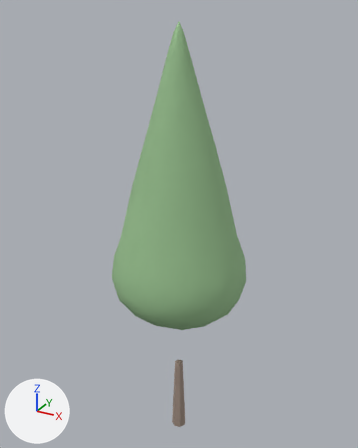
One commit to the glTF model web/public/models/tree-conifer-a.glb: the scene before it, then after it.
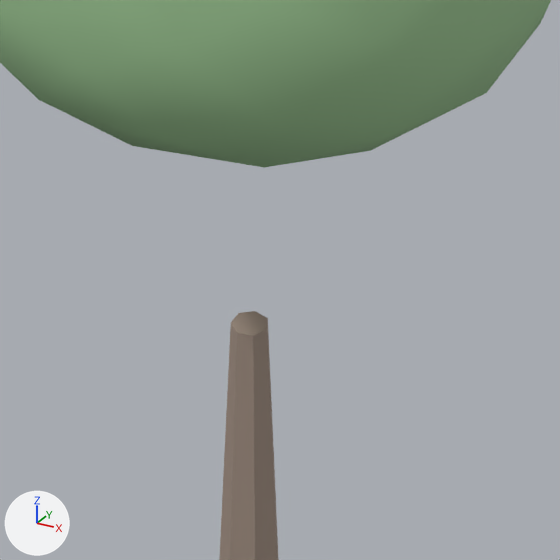
Each version appears first whole from a camera (50 mm lens) standing at (0.487, -0.886, 1.025) and looking at (-0.015, 0.026, 0.569), and next in a close-up on the part from 36% to 68% of the width and 66% to 92% of the height. Lighting does not change. The marker at lower left points along +X, +Y and +Z. The last two pictures show the newer version. Vertices at exactly the same position are counted once.

Script lines for the objects in view, before the commit:
```python
me_tree_conifer_a = bpy.data.meshes.new('tree-conifer-a')
me_tree_conifer_a.from_pydata(...)  # 178 vertices, 348 faces; spans x -0.154..0.154, y -0.153..0.153, z 0.0..1.0
# faces by material slot: [28, 320]
me_tree_conifer_a.materials.append(mat_bark)  # beige #a08e81
me_tree_conifer_a.materials.append(mat_foliage)  # greyish green #97bf8e
# before: 1 (0.005, -0.007, 0.2) at pixel (253, 335), 3 (0.009, 0.001, 0.2) at pixel (266, 329), 4 (-0.001, 0.001, 0.2) at pixel (250, 323), 6 (-0.004, -0.009, 0.2) at pixel (237, 332), 8 (-0.01, -0.004, 0.2) at pixel (230, 322)
# before: 10 (-0.01, 0.005, 0.2) at pixel (238, 312), 12 (-0.004, 0.01, 0.2) at pixel (255, 311), 14 (0.005, 0.008, 0.2) at pixel (267, 318)
ob_tree_conifer_a = bpy.data.objects.new('tree-conifer-a', me_tree_conifer_a)
ob_tree_conifer_a.location = (0.0, 0.0, 0.0)
```
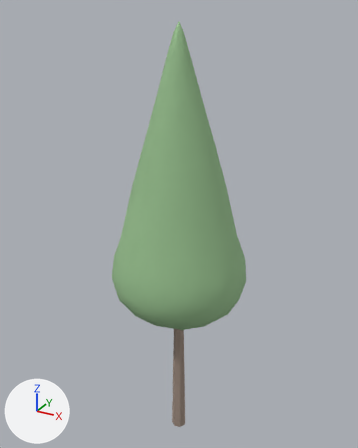
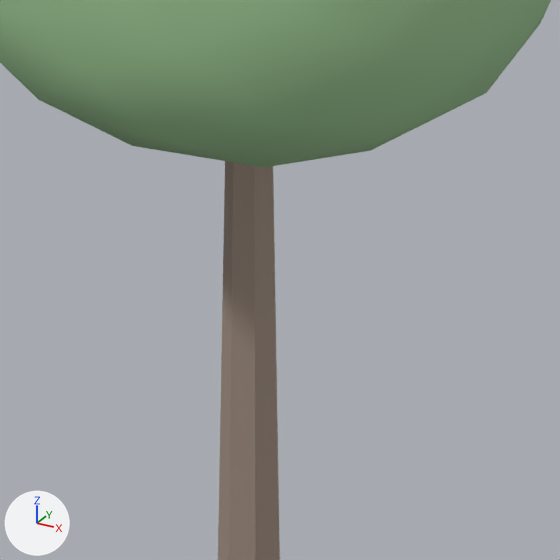
The edits, one by one:
me_tree_conifer_a has 178 vertices, 348 faces and spans x -0.154..0.154, y -0.153..0.153, z 0.0..1.0.
me_tree_conifer_a is used by ob_tree_conifer_a; location (0.0, 0.0, 0.0).
Part 1, on me_tree_conifer_a:
Vertices 1, 3, 4, 6, 8, 10, 12, 14 of me_tree_conifer_a move by (0.0, 0.0, 0.234).

What differs and where, as boxes [x1, y1, x2, y2] in the close-ups (560 x 560 px; the box of a moved part takes in the faces that stretch with it):
part 1 of me_tree_conifer_a, moved or reshaped
    before: [219, 311, 279, 560]
    after: [218, 161, 280, 560]
